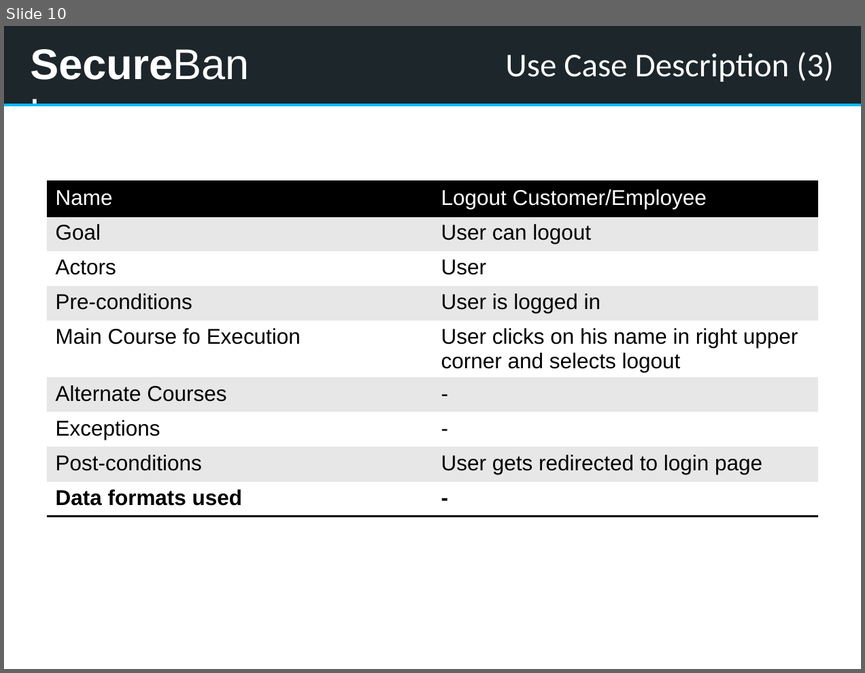
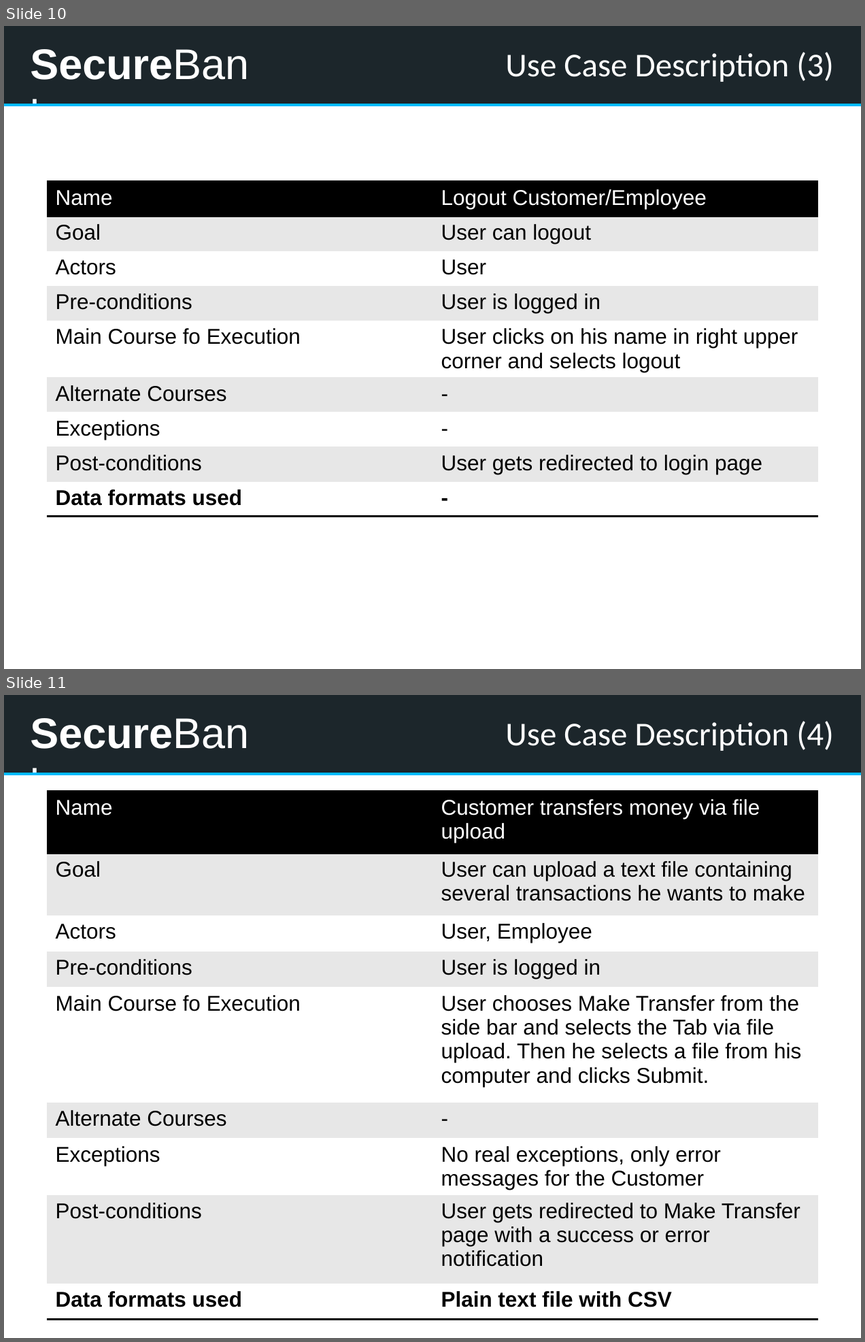
Before and after one commit to kwuerl/secure-coding-team-8, a slide deck: presentation1.pptx. Shown one above the other, each under a label of ours: slide 10 before the commit, slides 10 and 11 after it. The pictures are 865x673 and 865x1342 pixels, drawn with LibreOffice and Linux fonts; fonts in the diff are those of the drawing. Boxes give left, top, right and bottom in pixels: in the first picture for what was removed or moved away, otherwise in the second. Text is boxed around its words. In the diff, an @@ line names an element or a change of style, - is before the commit and + after.

Commit message:
use case for money transfer via file upload

```diff
--- a/presentation1.pptx
+++ b/presentation1.pptx
@@ slide 11 added at [4,695,861,1338], background #EAEFF4; not listed: 4 template elements that a slide beside it also shows @@
@@ title added at [505,721,833,751], 28 pt, text #FFFFFF @@
+Use Case Description (4)
@@ table added at [47,791,818,1322], 9 rows, 2 columns @@
+Name | Customer transfers money via file upload
+Goal | User can upload a text file containing several transactions he wants to make
+Actors | User, Employee
+Pre-conditions | User is logged in
+Main Course fo Execution | User chooses Make Transfer from the side bar and selects the Tab via file upload. Then he selects a file from his computer and clicks Submit.
+Alternate Courses | -
+Exceptions | No real exceptions, only error messages for the Customer
+Post-conditions | User gets redirected to Make Transfer page with a success or error notification
+Data formats used | Plain text file with CSV
```
